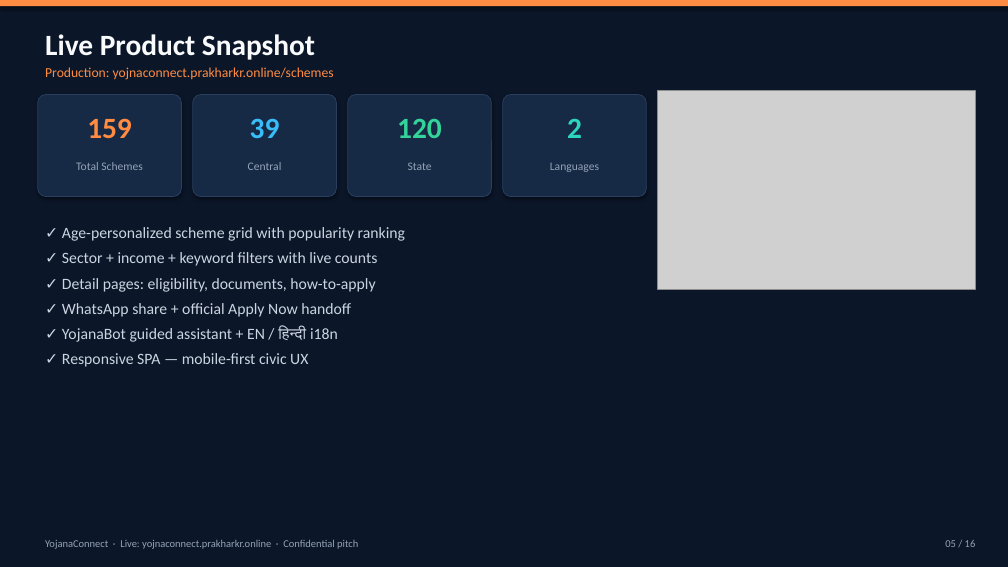
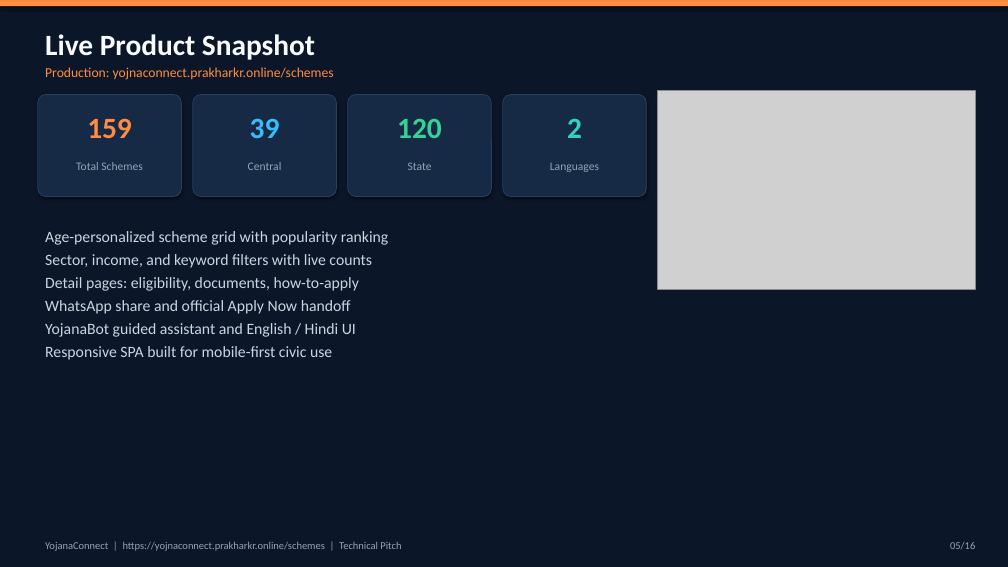
Before and after one commit to pawani-2502/YOJNA-CONNECT, a slide deck: slide 5 of pitch/YojnaConnect-TechPitch.pptx. Drawn at 1008x567 pixels with LibreOffice and Linux fonts; fonts in the diff are those of the drawing; grey boxes stand for pictures. Boxes give left, top, right and bottom in pixels: in the first picture for what was removed or moved away, otherwise in the second. Text is boxed around its words. In the diff, an @@ line names an element or a change of style, - is before the commit and + after.

```diff
--- a/pitch/YojnaConnect-TechPitch.pptx
+++ b/pitch/YojnaConnect-TechPitch.pptx
@@ text at (45, 231, 388, 360): text changed @@
-✓ Age-personalized scheme grid with popularity ranking
-✓ Sector + income + keyword filters with live counts
-✓ Detail pages: eligibility, documents, how-to-apply
-✓ WhatsApp share + official Apply Now handoff
-✓ YojanaBot guided assistant + EN / हिन्दी i18n
-✓ Responsive SPA — mobile-first civic UX
+Age-personalized scheme grid with popularity ranking
+Sector, income, and keyword filters with live counts
+Detail pages: eligibility, documents, how-to-apply
+WhatsApp share and official Apply Now handoff
+YojanaBot guided assistant and English / Hindi UI
+Responsive SPA built for mobile-first civic use
@@ text at (45, 542, 401, 551): text changed @@
-YojanaConnect · Live: yojnaconnect.prakharkr.online · Confidential pitch
+YojanaConnect | https://yojnaconnect.prakharkr.online/schemes | Technical Pitch
@@ text at (950, 542, 975, 549): spaces changed @@
-05 / 16
+05/16
```
Also in this commit, not shown: 14 other slides changed, 1 slide added, 1 slide removed, 1 other file.
